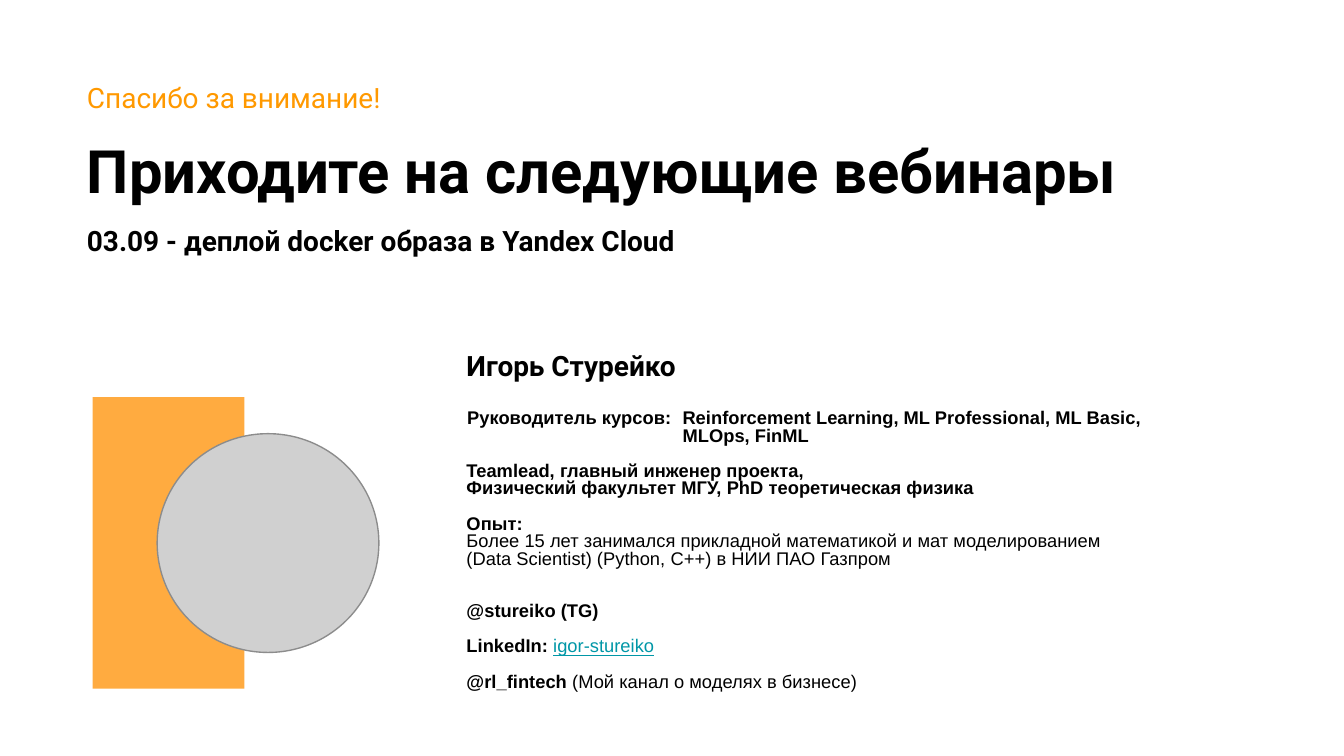
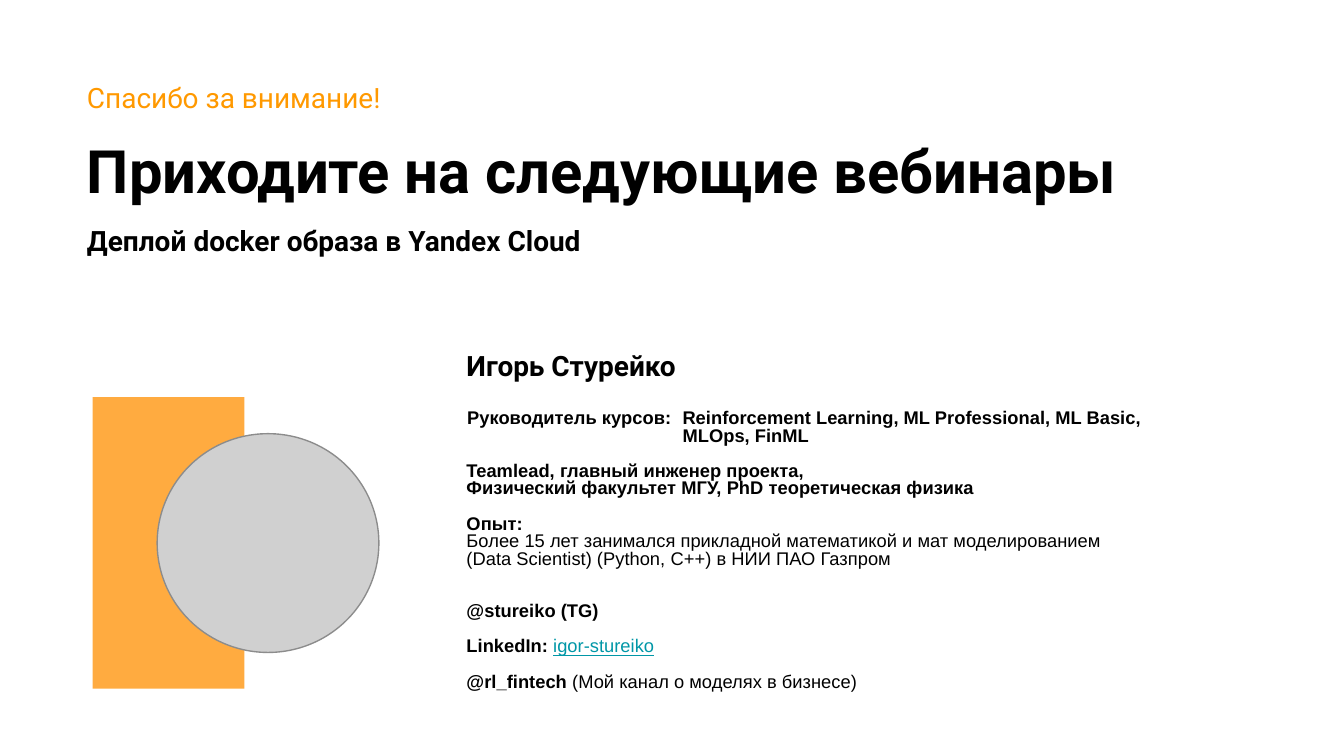
Before and after one commit to stureiko/Otus_lectures, a slide deck: slide 31 of ML Adv/31 - Docker nets & compose/Presentation/31 - Docker nets & compose.pptx. Drawn at 1344x756 pixels with LibreOffice and Linux fonts; fonts in the diff are those of the drawing; grey boxes stand for pictures; background and template pictures are left out. Boxes give left, top, right and bottom in pixels: in the first picture for what was removed or moved away, otherwise in the second. Text is boxed around its words. In the diff, an @@ line names an element or a change of style, - is before the commit and + after.

```diff
--- a/ML Adv/31 - Docker nets & compose/Presentation/31 - Docker nets & compose.pptx
+++ b/ML Adv/31 - Docker nets & compose/Presentation/31 - Docker nets & compose.pptx
@@ text at bbox=[87, 229, 581, 257]: text changed @@
-03.09 - деплой docker образа в Yandex Cloud
+Деплой docker образа в Yandex Cloud
```
Also in this commit, not shown: 24 other files.
